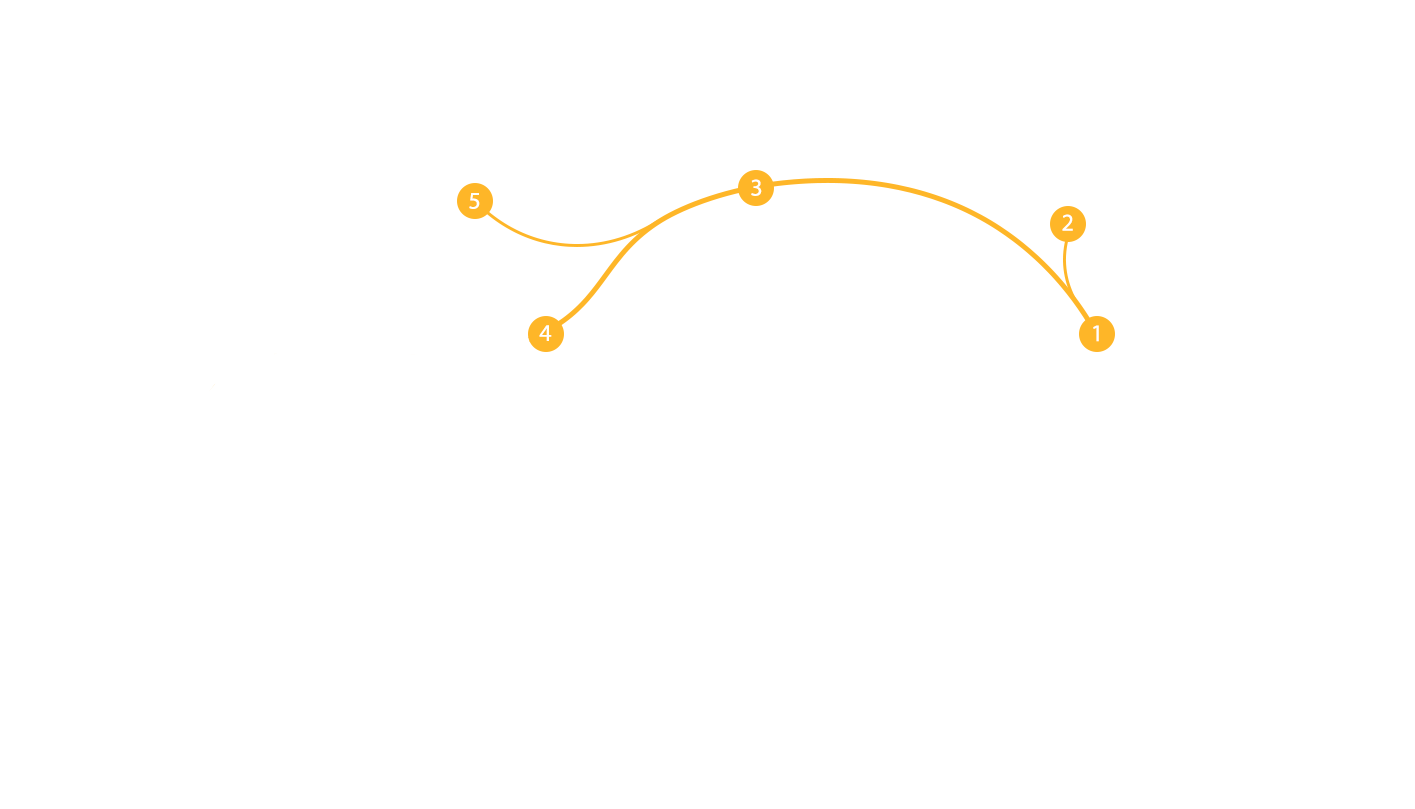
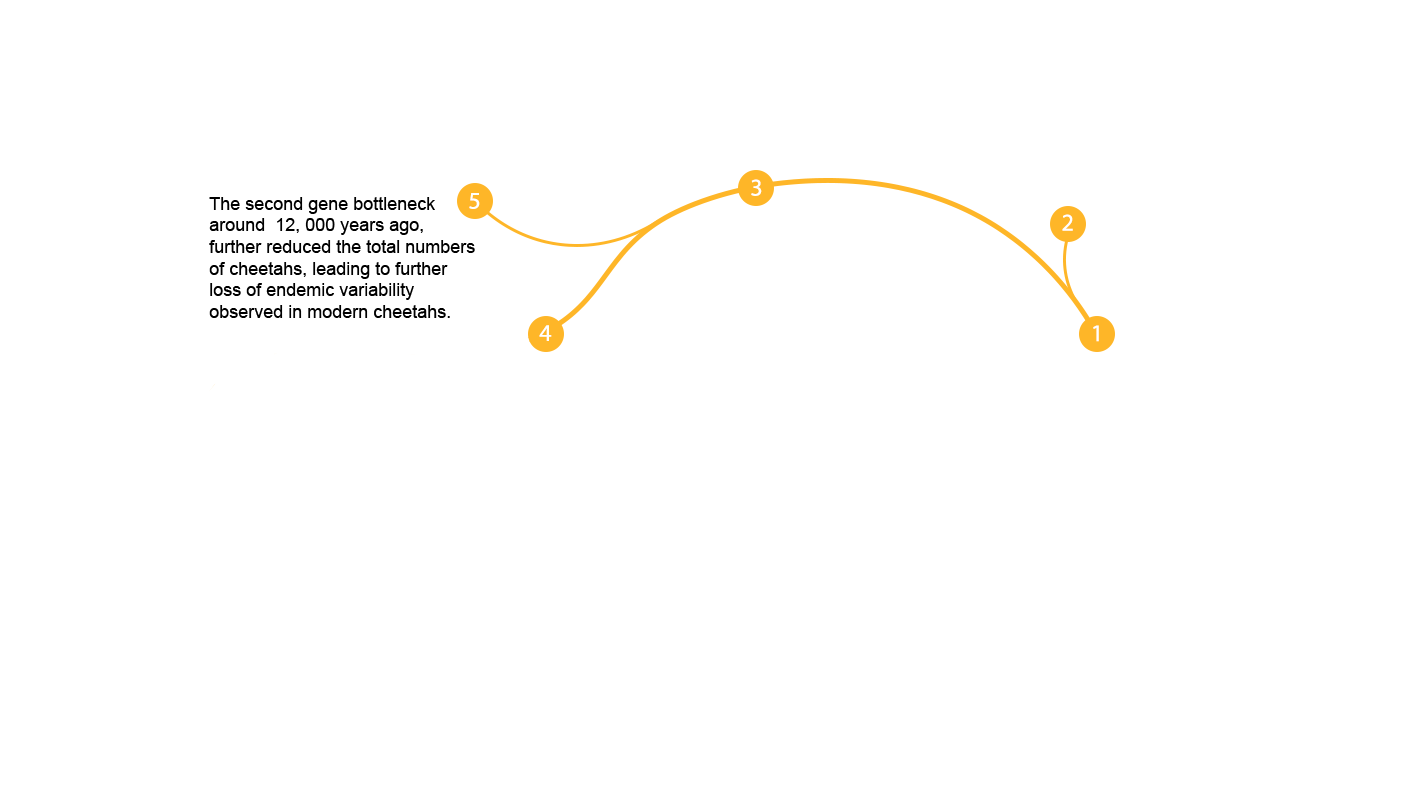
Layered file, before and after one edit (1415px x 809px). Changes by layer:
added layer "Description" above "7" over [209, 197, 475, 318]
